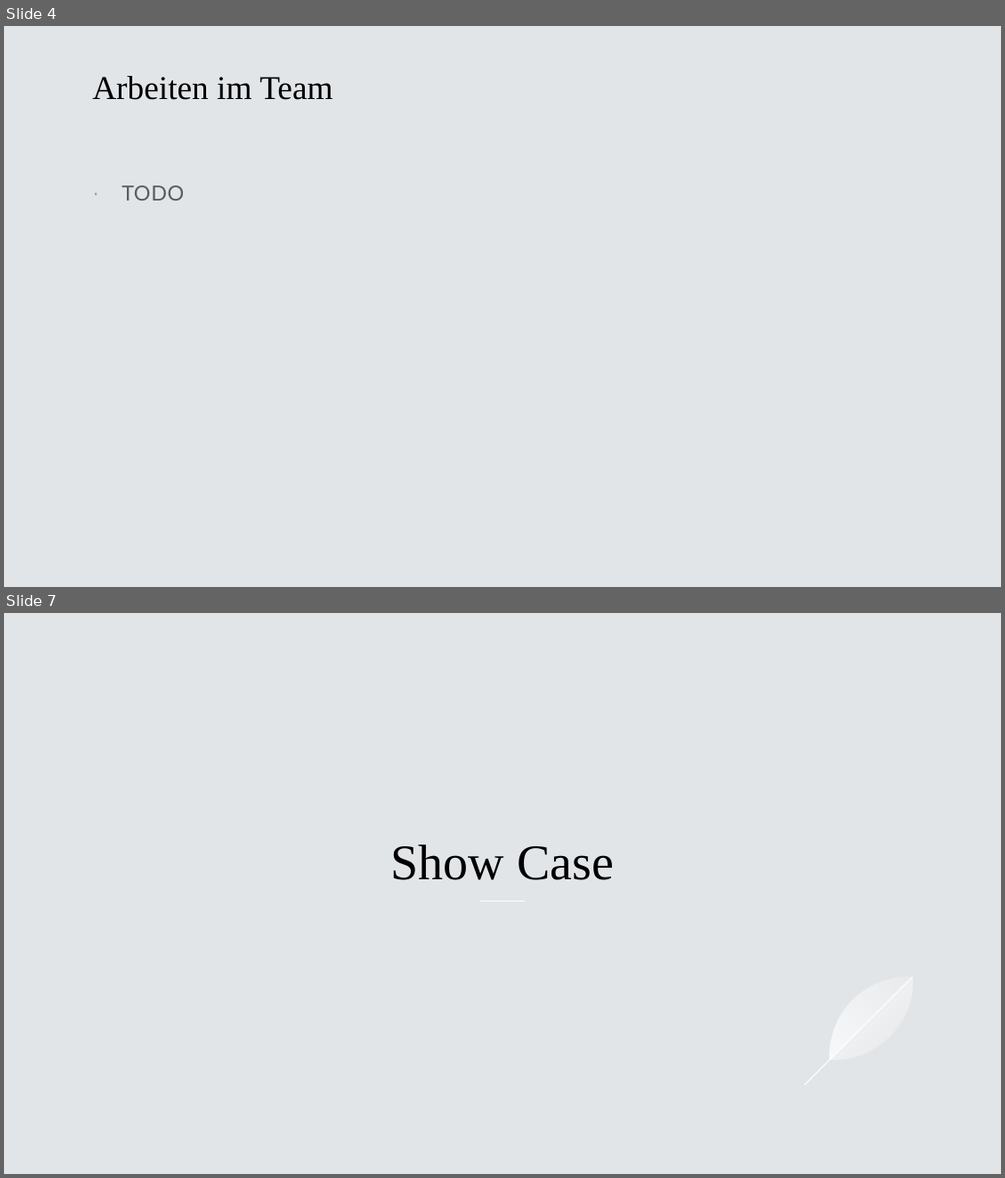
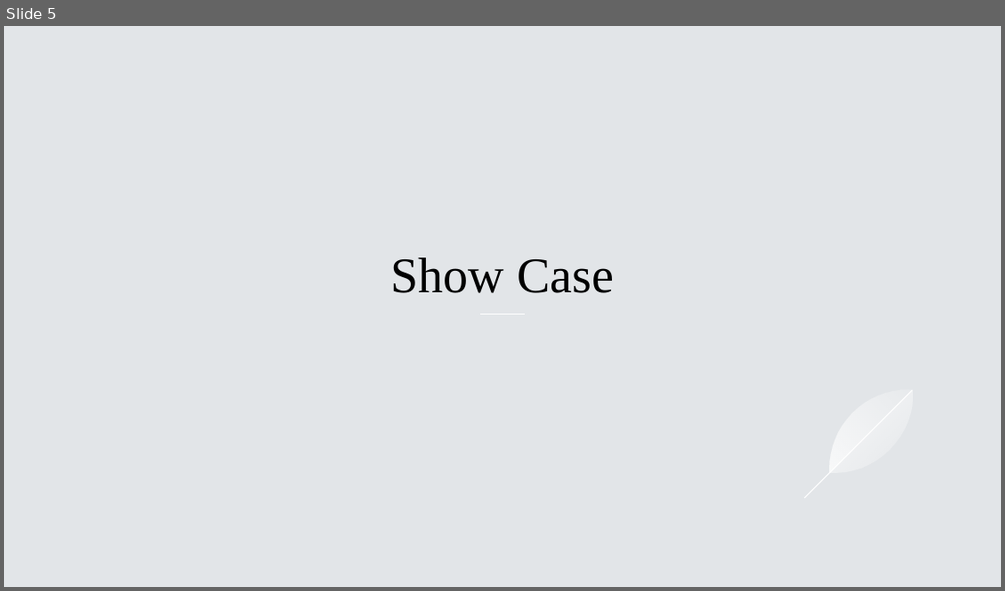
Before and after one commit to BitPaw/C_Socket, a slide deck: Dokumente/BVS.pptx. Shown one above the other, each under a label of ours: slides 4 and 7 before the commit, slide 5 after it; the slides between them are not shown. The pictures are 1005x1178 and 1005x591 pixels, drawn with LibreOffice and Linux fonts; fonts in the diff are those of the drawing. Boxes give left, top, right and bottom in pixels: in the first picture for what was removed or moved away, otherwise in the second. Text is boxed around its words. In the diff, an @@ line names an element or a change of style, - is before the commit and + after.

```diff
--- a/Dokumente/BVS.pptx
+++ b/Dokumente/BVS.pptx
@@ slide 4 removed at bbox=[4, 26, 1001, 587], background #E2E5E8 @@
@@ title removed at bbox=[92, 76, 332, 100] @@
-Arbeiten im Team
@@ text removed at bbox=[121, 185, 184, 200] @@
-· TODO
@@ what was slide 7 is now slide 5 @@
```
Also in this commit, not shown: 4 slides changed, 2 slides added, 3 other slides removed, 4 other files.
